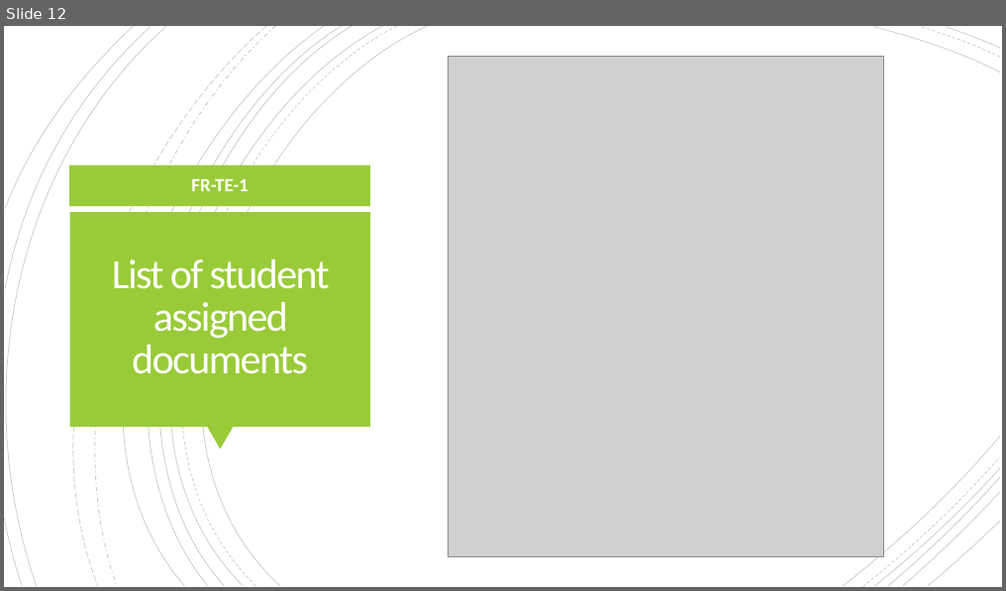
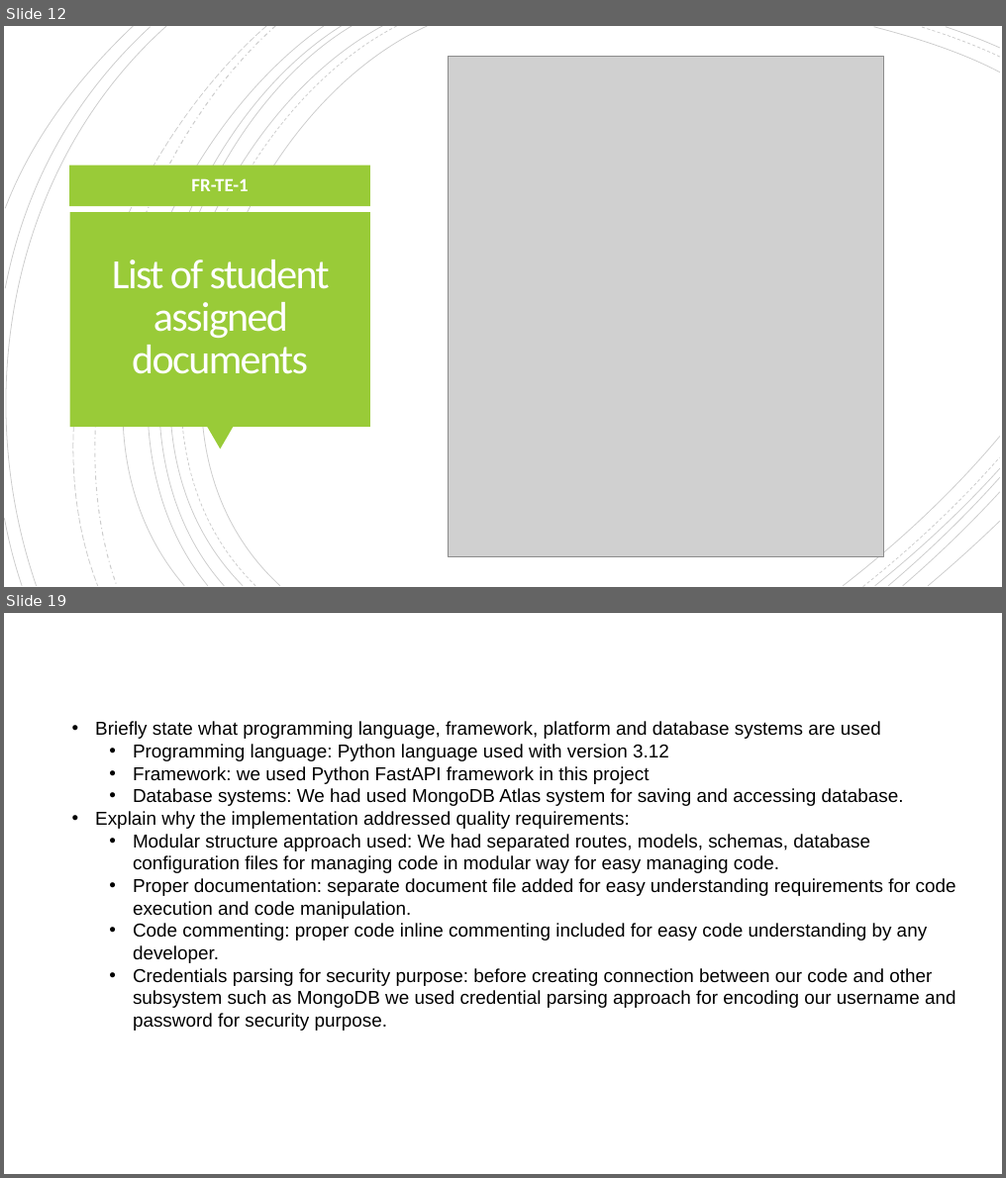
Before and after one commit to GiannaGD/FASTAPI-MONGO-TEACHER-MODULE, a slide deck: simran_presentation/COMP7033 Coursework.pptx. Shown one above the other, each under a label of ours: slide 12 before the commit, slides 12 and 19 after it; the slides between them are not shown. The pictures are 1006x591 and 1006x1178 pixels, drawn with LibreOffice and Linux fonts; fonts in the diff are those of the drawing; grey boxes stand for pictures. Boxes give left, top, right and bottom in pixels: in the first picture for what was removed or moved away, otherwise in the second. Text is boxed around its words. In the diff, an @@ line names an element or a change of style, - is before the commit and + after.

```diff
--- a/simran_presentation/COMP7033 Coursework.pptx
+++ b/simran_presentation/COMP7033 Coursework.pptx
@@ slide 19 added at (x1=4, y1=613, x2=1002, y2=1174), background #FFFFFF @@
@@ text added at (x1=95, y1=721, x2=956, y2=1031), 18 pt, text #000000 @@
+• Briefly state what programming language, framework, platform and database systems are used
+  • Programming language: Python language used with version 3.12
+  • Framework: we used Python FastAPI framework in this project
+  • Database systems: We had used MongoDB Atlas system for saving and accessing database.
+• Explain why the implementation addressed quality requirements:
+  • Modular structure approach used: We had separated routes, models, schemas, database configuration files for managing code in modular way for easy managing code.
+  • Proper documentation: separate document file added for easy understanding requirements for code execution and code manipulation.
+  • Code commenting: proper code inline commenting included for easy code understanding by any developer.
+  • Credentials parsing for security purpose: before creating connection between our code and other subsystem such as MongoDB we used credential parsing approach for encoding our username and password for security purpose.
```
Also in this commit, not shown: 1 slide changed, 9 other slides added, 2 other files.
